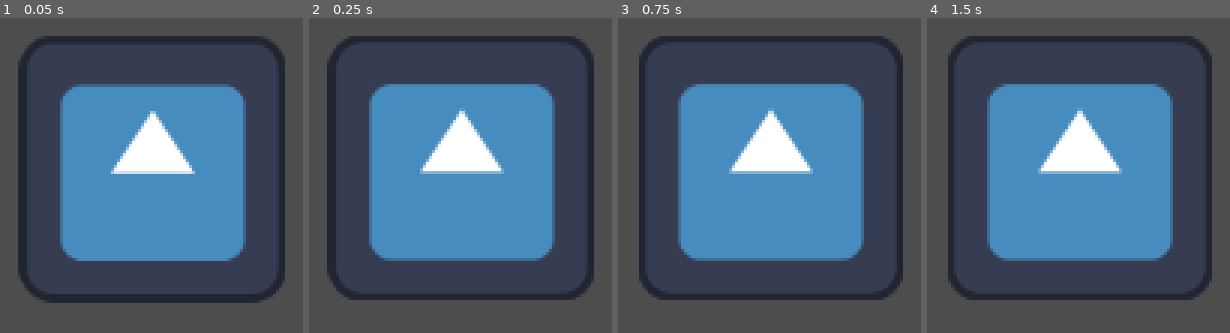
Above: before the commit, frames 1-4 (left to right).
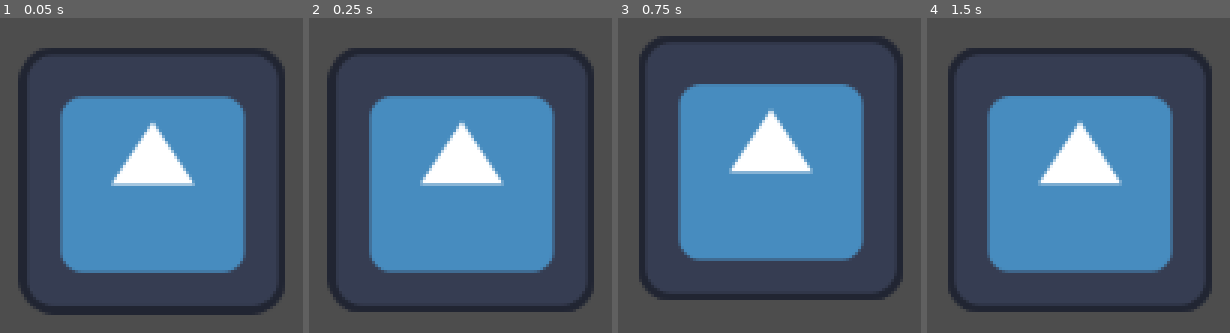
Above: after the commit, the same moments.

Repository: wooshdude/vampire-shop
Game: Godot game, scene res://scenes/test.tscn
Two runs of this game, one before a commit and one after it. Both use one fixed random seed, a clock stepped at 60 frames per second and the inputs below. This scene is started directly instead of the project's main scene. The engine's default icon, where the game draws it, is replaced by a stand-in: a white triangle on a blue panel in a dark square.
Inputs (mouse positions are in pixels of both pictures, inside the frame that each line leads up to):
- Up to frame 1 (0.05 s): no input
- Up to frame 2 (0.25 s): no input
- Up to frame 3 (0.75 s): tap Enter at 0.5 s; move the mouse to (769, 169) at 0.52 s; click (769, 169) at 0.67 s
- Up to frame 4 (1.5 s): tap Space at 1.25 s; move the mouse to (outside the picture) at 1.27 s; click (outside the picture) at 1.42 s

The runs differ from the first frame. In frame 1, 18% of the frame differs, in the area x 5-95%, y 5-95%; in frame 2, 16%; in frame 3, less than 0.1%; in frame 4, 16%.

Commit message:
physics god

Diff:
--- a/scenes/blood_bag/blood_bag.gd
+++ b/scenes/blood_bag/blood_bag.gd
@@ -1,6 +1,6 @@
 extends RigidBody2D
 
-@onready var collision = $CollisionShape2D
+@onready var collision = $CollisionPolygon2D
 
 var selected = false
 
@@ -20,9 +20,16 @@
 	position = get_global_mouse_position()
 
 
+
 func _on_area_2d_input_event(viewport, event, shape_idx):
 	if event is InputEventMouseButton and event.button_index == MOUSE_BUTTON_LEFT:
 		if event.pressed:
 			selected = true
 		else:
 			selected = false
+			var mouse_position = get_global_mouse_position()
+
+			var distance = global_position.distance_to(mouse_position)
+			var direction = global_position.direction_to(mouse_position)
+
+			apply_central_impulse(direction * clamp(distance,0,30) * 25)
--- a/scenes/blood_bag/blood_bag.tscn
+++ b/scenes/blood_bag/blood_bag.tscn
@@ -1,13 +1,10 @@
-[gd_scene load_steps=5 format=3 uid="uid://b3dc17l4oy8b7"]
+[gd_scene load_steps=4 format=3 uid="uid://b3dc17l4oy8b7"]
 
-[ext_resource type="Texture2D" uid="uid://c5h7mpb2eryus" path="res://icon.svg" id="1_58rwy"]
+[ext_resource type="Texture2D" uid="uid://dg38arsllj2ef" path="res://icon.svg" id="1_58rwy"]
 [ext_resource type="Script" path="res://scenes/blood_bag/blood_bag.gd" id="1_typ0w"]
 
 [sub_resource type="RectangleShape2D" id="RectangleShape2D_ixn8g"]
 size = Vector2(116, 116)
-
-[sub_resource type="CircleShape2D" id="CircleShape2D_28ceh"]
-radius = 64.0
 
 [node name="blood_bag" type="RigidBody2D"]
 scale = Vector2(0.49792, 0.49792)
@@ -22,7 +19,9 @@
 [node name="CollisionShape2D" type="CollisionShape2D" parent="Area2D"]
 shape = SubResource("RectangleShape2D_ixn8g")
 
-[node name="CollisionShape2D" type="CollisionShape2D" parent="."]
-shape = SubResource("CircleShape2D_28ceh")
+[node name="CollisionPolygon2D" type="CollisionPolygon2D" parent="."]
+rotation = 1.5708
+scale = Vector2(1, 1)
+polygon = PackedVector2Array(58.2423, 42.1754, 58.2423, -42.1755, 54.2256, -54.2256, 42.1754, -58.2423, 14.0585, -58.2423, -12.0501, -50.2089, -48.2005, -26.1086, -56.2339, 2.45806e-06, -50.2089, 22.0919, -14.0585, 46.1922, 16.0668, 56.2339, 44.1838, 58.2423, 54.2256, 52.2172)
 
 [connection signal="input_event" from="Area2D" to="." method="_on_area_2d_input_event"]
--- a/scenes/test.tscn
+++ b/scenes/test.tscn
@@ -29,6 +29,28 @@
 shape = SubResource("RectangleShape2D_ptrdh")
 one_way_collision = true
 
+[node name="StaticBody2D3" type="StaticBody2D" parent="."]
+position = Vector2(1227, 416)
+rotation = -1.5708
+collision_mask = 0
+metadata/_edit_group_ = true
+
+[node name="CollisionShape2D" type="CollisionShape2D" parent="StaticBody2D3"]
+position = Vector2(1.5, -1.5)
+shape = SubResource("RectangleShape2D_ptrdh")
+one_way_collision = true
+
 [node name="blood_bag" parent="." instance=ExtResource("2_74b83")]
 position = Vector2(550, 171)
 scale = Vector2(0.487509, 0.487509)
+
+[node name="StaticBody2D4" type="StaticBody2D" parent="."]
+position = Vector2(-103, 385)
+rotation = 1.5708
+collision_mask = 0
+metadata/_edit_group_ = true
+
+[node name="CollisionShape2D" type="CollisionShape2D" parent="StaticBody2D4"]
+position = Vector2(1.5, -1.5)
+shape = SubResource("RectangleShape2D_ptrdh")
+one_way_collision = true
